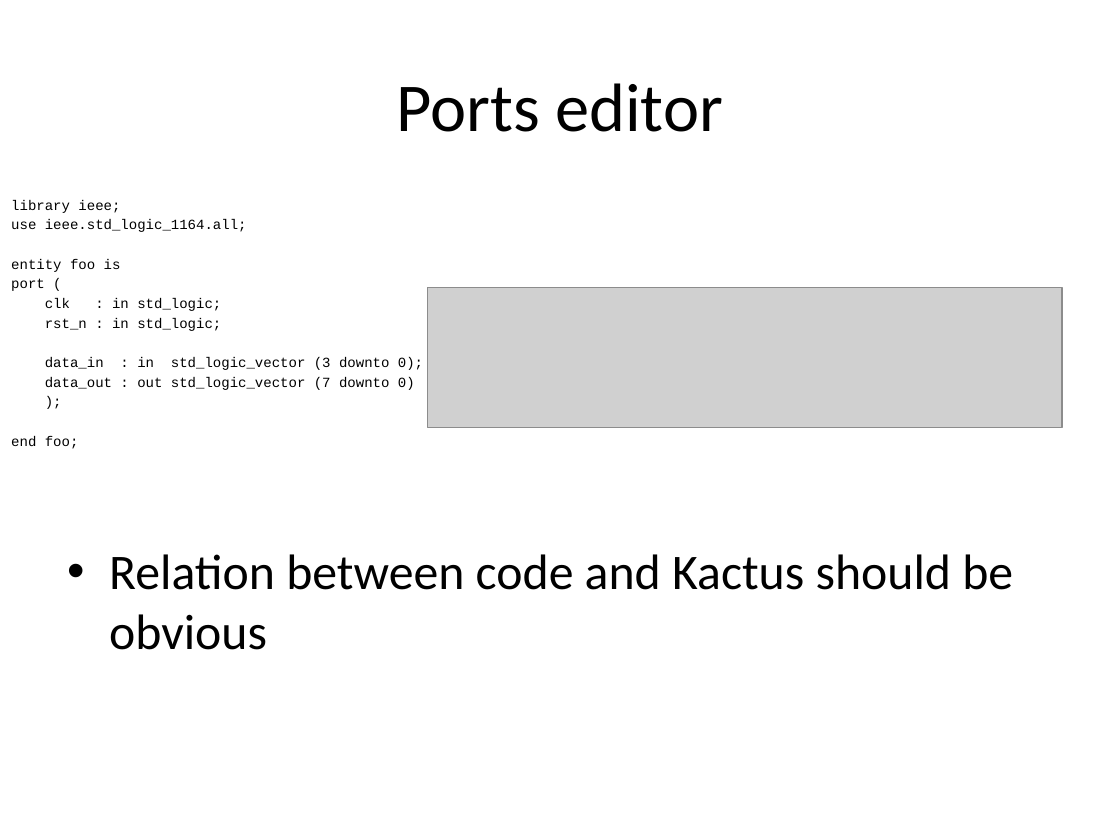
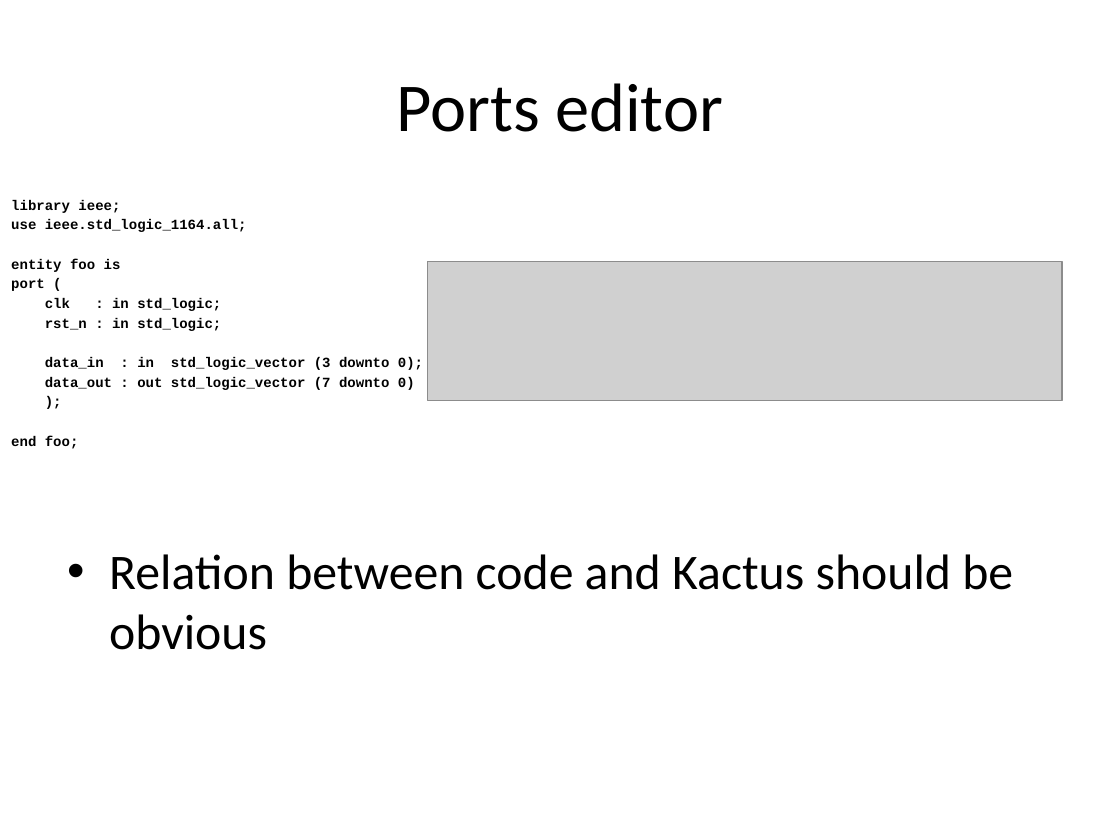
Before and after one commit to Martoni/kactus2, a slide deck: slide 6 of Help/images/img_sources.pptx (slide 2 before the commit). Drawn at 1120x840 pixels with LibreOffice and Linux fonts; fonts in the diff are those of the drawing; grey boxes stand for pictures. Boxes give left, top, right and bottom in pixels: in the first picture for what was removed or moved away, otherwise in the second. Text is boxed around its words. In the diff, an @@ line names an element or a change of style, - is before the commit and + after.

Commit message:
[ADDITIVE] First drafts for HW design helps and few simple images for component editor.

```diff
--- a/Help/images/img_sources.pptx
+++ b/Help/images/img_sources.pptx
@@ text "library ieee;" at <box>11,200,423,449</box>: bold on @@
@@ picture: place and size @@
-picture at <box>428,288,1062,428</box>
+picture at <box>428,261,1062,401</box>
```
Also in this commit, not shown: 1 other slide changed, 5 slides added, 1 slide removed, 24 other files.
